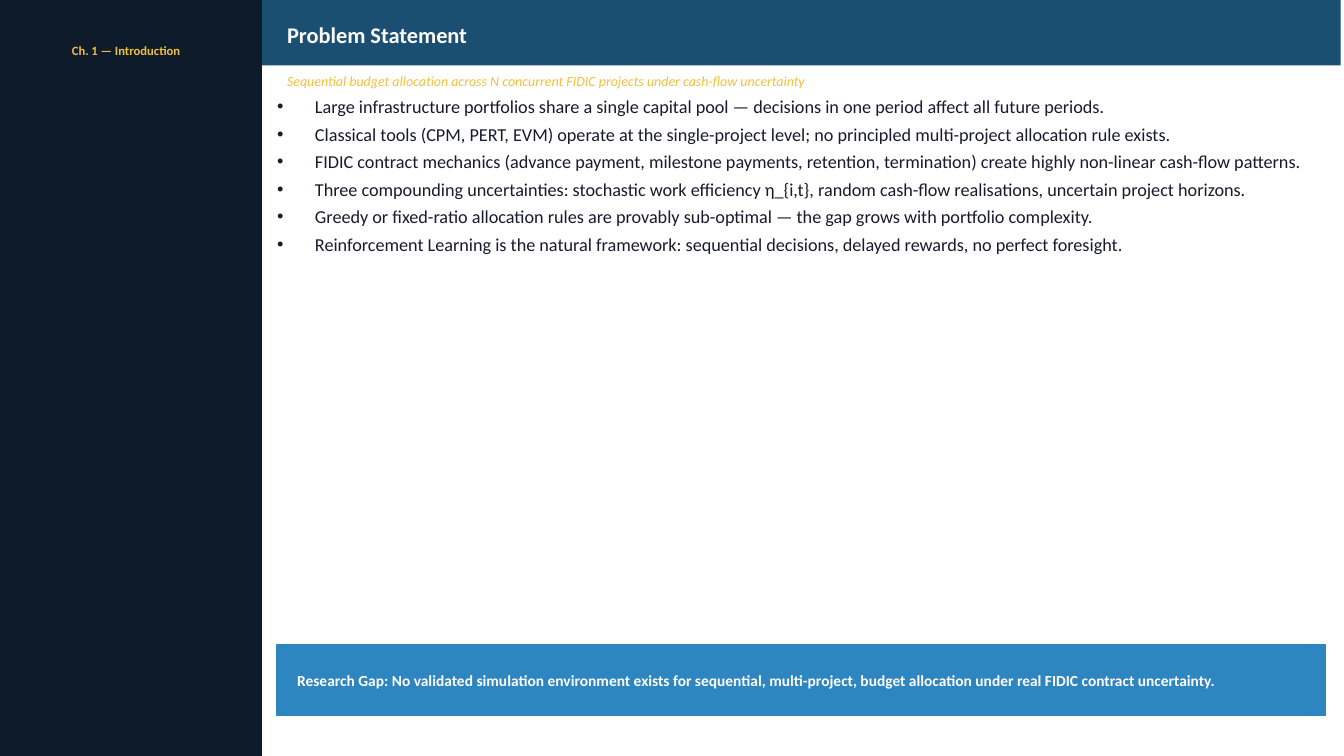
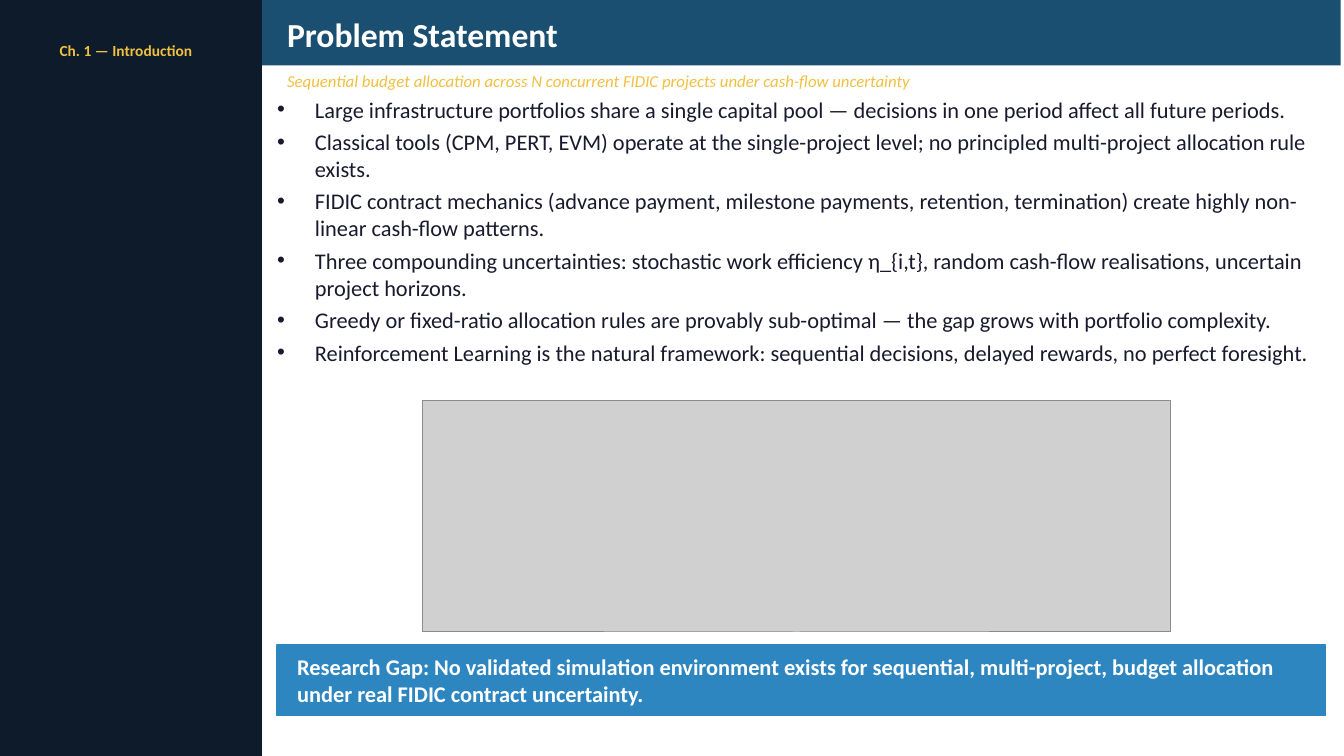
Before and after one commit to UDynamic/PPO-project-portfolio-budgeting-AI-agent, a slide deck: slide 3 of docs/pp_presentation/thesis_presentation.pptx. Drawn at 1344x756 pixels with LibreOffice and Linux fonts; fonts in the diff are those of the drawing; grey boxes stand for pictures. Boxes give left, top, right and bottom in pixels: in the first picture for what was removed or moved away, otherwise in the second. Text is boxed around its words. In the diff, an @@ line names an element or a change of style, - is before the commit and + after.

```diff
--- a/docs/pp_presentation/thesis_presentation.pptx
+++ b/docs/pp_presentation/thesis_presentation.pptx
@@ text "Problem Statement" at [287,23,558,48]: size 16 to 24 pt @@
@@ text "Ch. 1 — Introduction" at [60,45,192,56]: size 9 to 11 pt @@
@@ text "Sequential budget allocation across N ..." at [287,75,909,90]: size 10 to 12 pt @@
@@ text "Large infrastructure portfolios share a ..." at [315,102,1308,365]: size 13 to 16 pt @@
@@ picture added at [422,401,1172,632] @@
@@ text "Research Gap: No validated simulation ..." at [297,659,1273,706]: size 11 to 16 pt @@
```
Also in this commit, not shown: 16 other slides changed, 1 other file.
